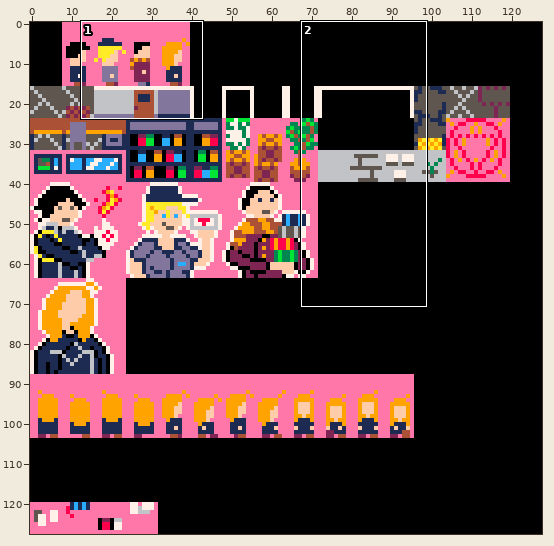
Pixel-art file: atlas.aseprite. The picture above shows the old version from afar; the outline marks the close-up.
Close-up. Earlier state:
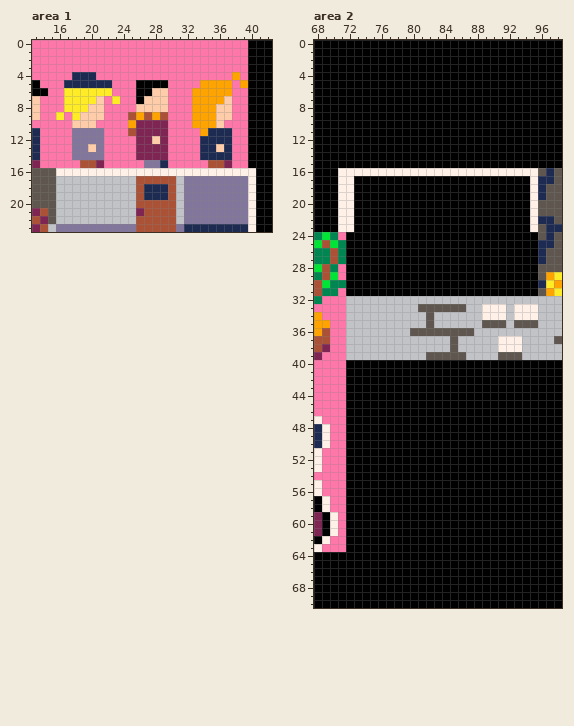
128x128 pixels, 1 frame. Shown: area 1: x 13..42, y 0..23; area 2: x 68..98, y 0..70. The commit also changed other parts of the picture, which this record leaves out.
Now the later version:
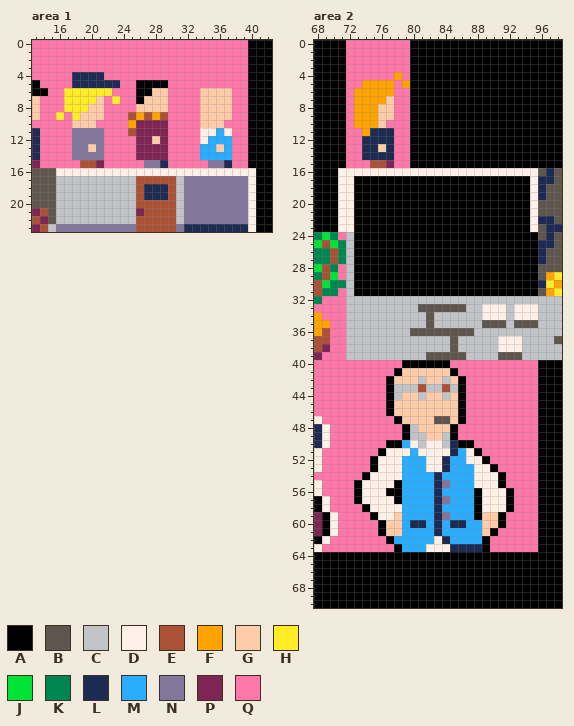
Palette (. is transparent): A #000000  B #5f574f  C #c2c3c7  D #fff1e8  E #ab5236  F #ffa300  G #ffccaa  H #ffec27  J #00e436  K #008751  L #1d2b53  M #29adff  N #83769c  P #7e2553  Q #ff77a8
From old to new:
Changed rows in their new state; - is an unchanged pixel.
Area 1:
first column x 17:
 4 ----L----------------Q-
 5 Q-----L----------QQQQ-Q
 6 ----------------QGGGG--
 7 ----------------QGGG---
 8 ----------------QGG----
 9 ----------------QGG----
10 ----------------QGG----
11 -----------------DDMD--
12 -----------------DMMM--
13 -----------------MM-M--
14 -----------------MMMM--
15 ------------------NNL--
Area 2:
first column x 72:
 0 QQQQQQQQ
 1 QQQQQQQQ
 2 QQQQQQQQ
 3 QQQQQQQQ
 4 QQQQQQFQ
 5 QQFFFFQF
 6 QFFFFFQQ
 7 QFFFFGQQ
 8 QFFFGGQQ
 9 QFFFGGQQ
10 QFFFGQQQ
11 QQFLLLQQ
12 QQLLLLQQ
13 QQLLGLQQ
14 QQLLLLQQ
15 QQQEEPQQ
first column x 72:
24 C
25 C
26 C
27 C
28 C
29 C
30 C
31 C
first column x 72:
40 QQQQQQQ------QQQQQQQQQQQ
41 QQQQQQ-GGGGGG-QQQQQQQQQQ
42 QQQQQ-GGGCGGCG-QQQQQQQQQ
43 QQQQQ-CCCECCEC-QQQQQQQQQ
44 QQQQQ-CGGCGGCG-QQQQQQQQQ
45 QQQQQ-GGGGGGGG-QQQQQQQQQ
46 QQQQQ-GGGGGGGG-QQQQQQQQQ
47 QQQQQQ-GGGGBBG-QQQQQQQQQ
48 QQQQQQQ-CGGGG-QQQQQQQQQQ
49 QQQQQQQ-CCGGC-QQQQQQQQQQ
50 QQQQQ--MDCDDCL--QQQQQQQQ
51 QQQQ-DDDMDDDDLMD-QQQQQQQ
52 QQQ-DDDMMMDDLMMDD-QQQQQQ
53 QQQ-DDDMMMDDLMMMDD-QQQQQ
54 QQ-DDDDMMMMLMMMMDDD-QQQQ
55 Q-DDDD-MMMMLNMMMDDD-QQQQ
56 Q-DDD--MMMMLMMMM-DDD-QQQ
57 Q-DDDD-MMMMLNMMM-DDD-QQQ
58 QQ-DDDDMMMMLMMMM-DDD-QQQ
59 QQQ-DDGMMMMLNMMM-GG-QQQQ
60 QQQQ-GGMLLMLMLLMMGG-QQQQ
61 QQQQ-GGMMMMLMMMMMG-QQQQQ
62 QQQQQ-MMMMMDLMMMM-QQQQQQ
63 QQQQQQ-MMMDDDLLLL-QQQQQQ
Boxes around the changes in both close-ups, in picture pixels (x1, y1, x2, y2):
changed: (64, 72, 120, 88)
changed: (192, 72, 248, 168)
changed: (346, 40, 410, 168)
changed: (346, 232, 354, 296)
changed: (346, 360, 538, 552)
